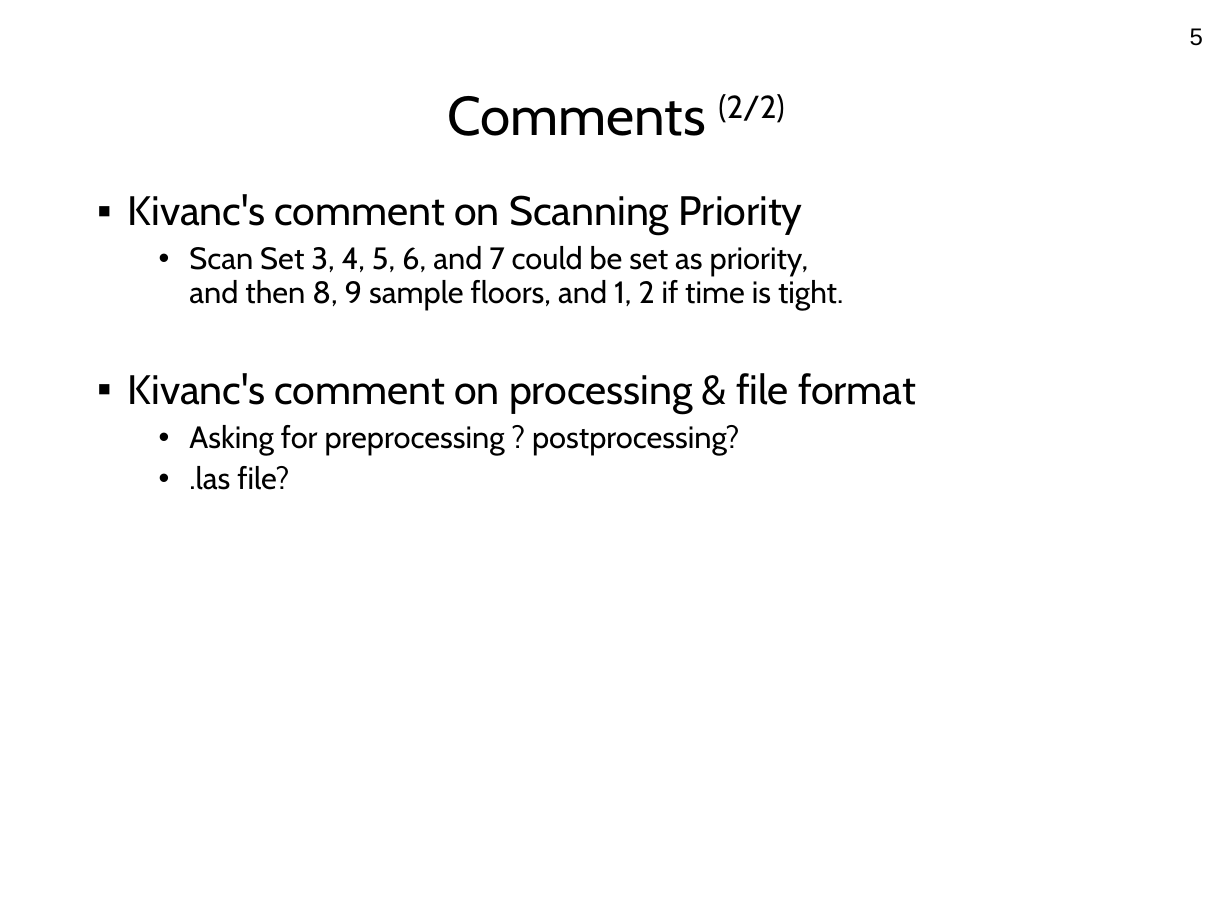
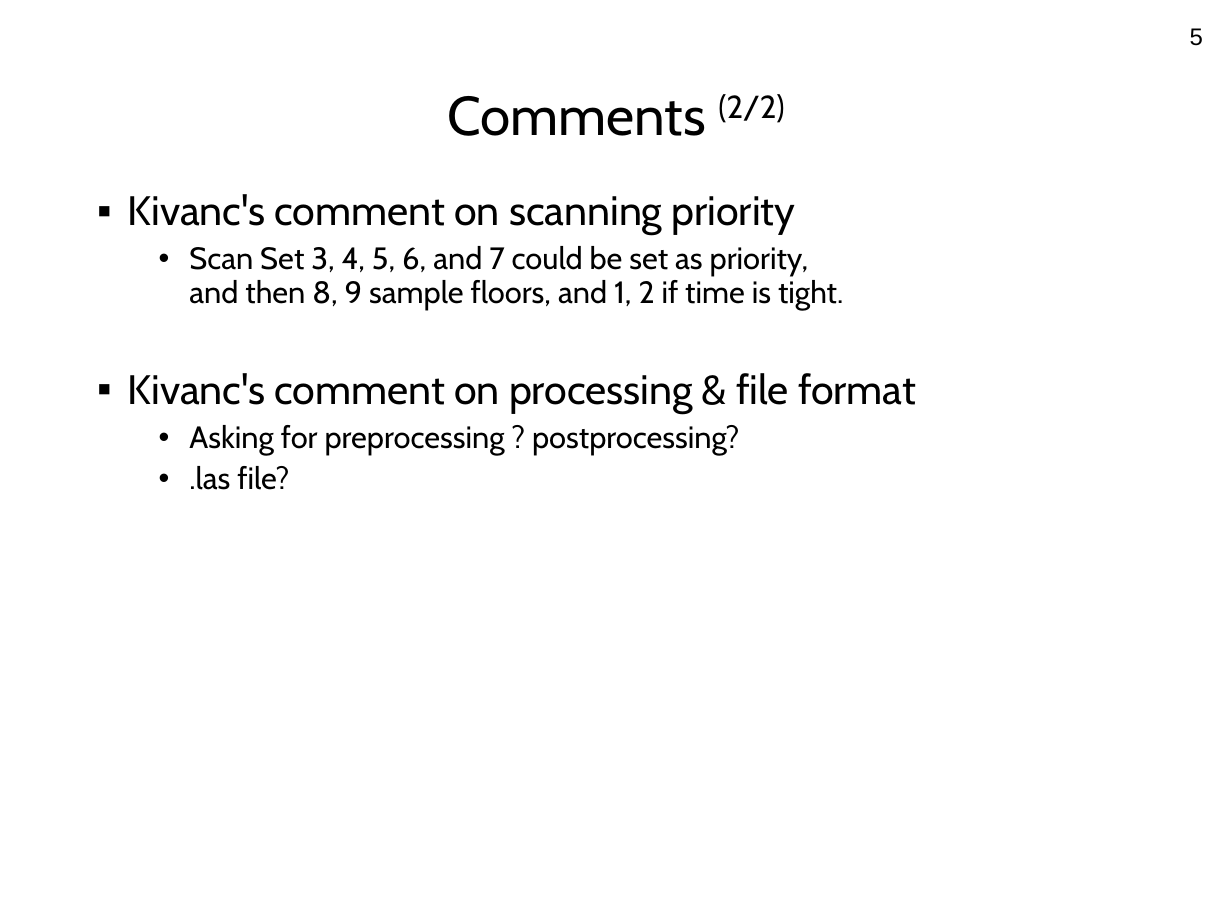
Before and after one commit to yorku-ausml/lab, a slide deck: slide 5 of doc/Scanningday_20180316/plan_for_scanning_day_20180316.pptx. Drawn at 1232x924 pixels with LibreOffice and Linux fonts; fonts in the diff are those of the drawing. Boxes give left, top, right and bottom in pixels: in the first picture for what was removed or moved away, otherwise in the second. Text is boxed around its words. In the diff, an @@ line names an element or a change of style, - is before the commit and + after.

```diff
--- a/doc/Scanningday_20180316/plan_for_scanning_day_20180316.pptx
+++ b/doc/Scanningday_20180316/plan_for_scanning_day_20180316.pptx
@@ text at (128,194,796,235): text changed @@
-▪ Kivanc's comment on Scanning Priority
+▪ Kivanc's comment on scanning priority
```
Also in this commit, not shown: 1 other slide changed, 1 other file.
